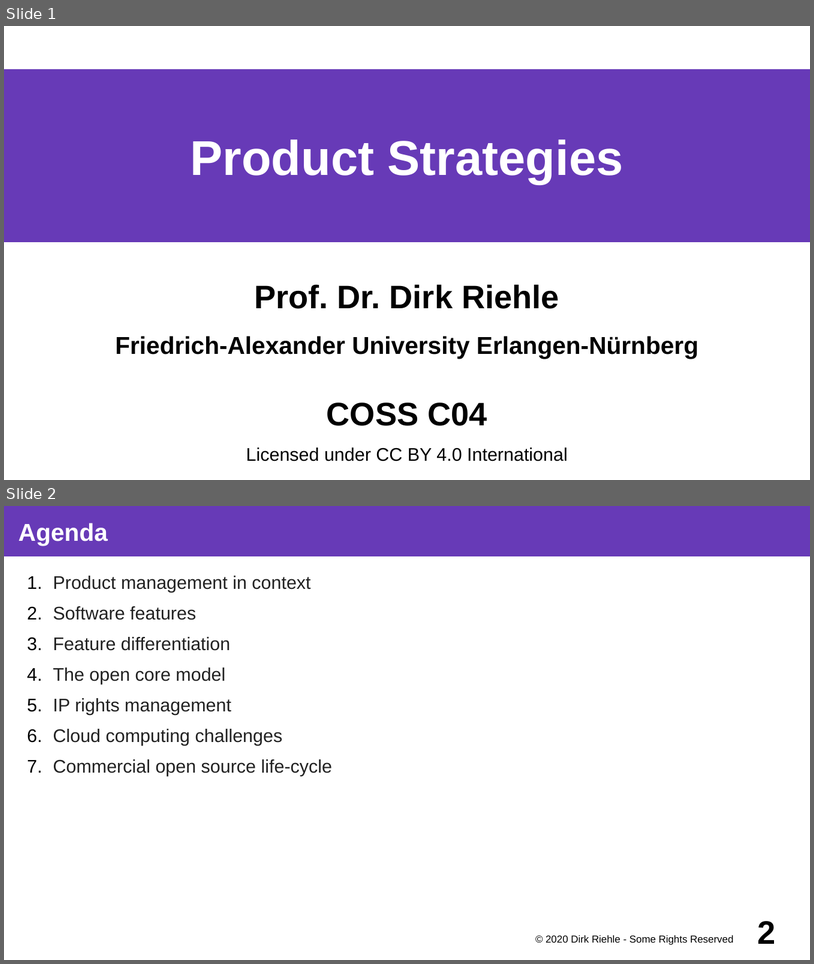
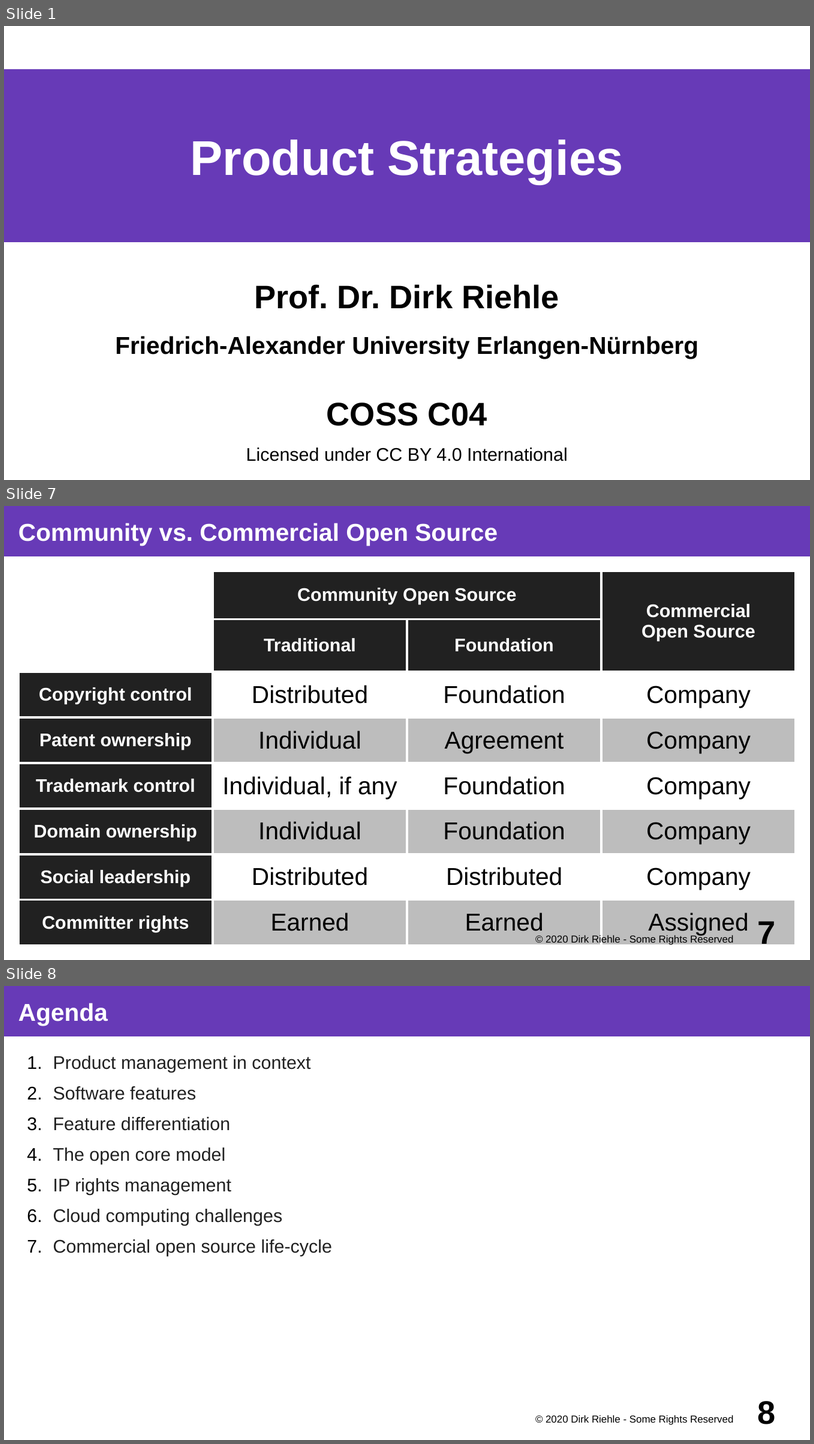
Before and after one commit to dirkriehle/coss-course, a slide deck: Lecture slides/COSS C04 - Product Strategies.odp. Shown one above the other, each under a label of ours: slides 1 and 2 before the commit, slides 1, 7 and 8 after it; the slides between them are not shown. The pictures are 814x964 and 814x1444 pixels, drawn with LibreOffice and Linux fonts; fonts in the diff are those of the drawing. Boxes give left, top, right and bottom in pixels: in the first picture for what was removed or moved away, otherwise in the second. Text is boxed around its words. In the diff, an @@ line names an element or a change of style, - is before the commit and + after.

```diff
--- a/Lecture slides/COSS C04 - Product Strategies.odp
+++ b/Lecture slides/COSS C04 - Product Strategies.odp
@@ slide 7 added at [4, 506, 810, 960], background #FFFFFF @@
@@ title added at [4, 506, 810, 556], fill #673AB7, 24 pt, text #FFFFFF, bold @@
+Community vs. Commercial Open Source
@@ table added at [18, 571, 797, 946], 8 rows, 4 columns @@
+ | Community Open Source |  | Commercial / Open Source
+ | Traditional | Foundation | 
+Copyright control | Distributed | Foundation | Company
+Patent ownership | Individual | Agreement | Company
+Trademark control | Individual, if any | Foundation | Company
+Domain ownership | Individual | Foundation | Company
+Social leadership | Distributed | Distributed | Company
+Committer rights | Earned | Earned | Assigned
@@ text added at [546, 934, 734, 945], 10 pt, text #000000 @@
+© 2020 Dirk Riehle - Some Rights Reserved
@@ page number added at [758, 921, 776, 949], 32 pt, text #000000, bold @@
+7
@@ what was slide 2 is now slide 8 @@
@@ page number at [758, 1401, 776, 1424]: text changed @@
-2
+8
```
Also in this commit, not shown: 5 other slides added, 13 other files.
